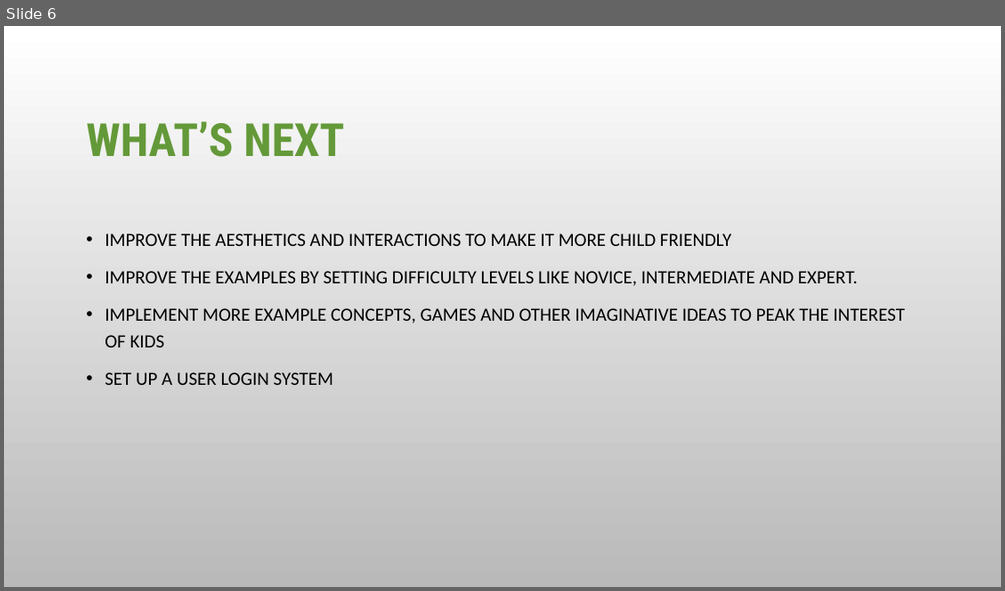
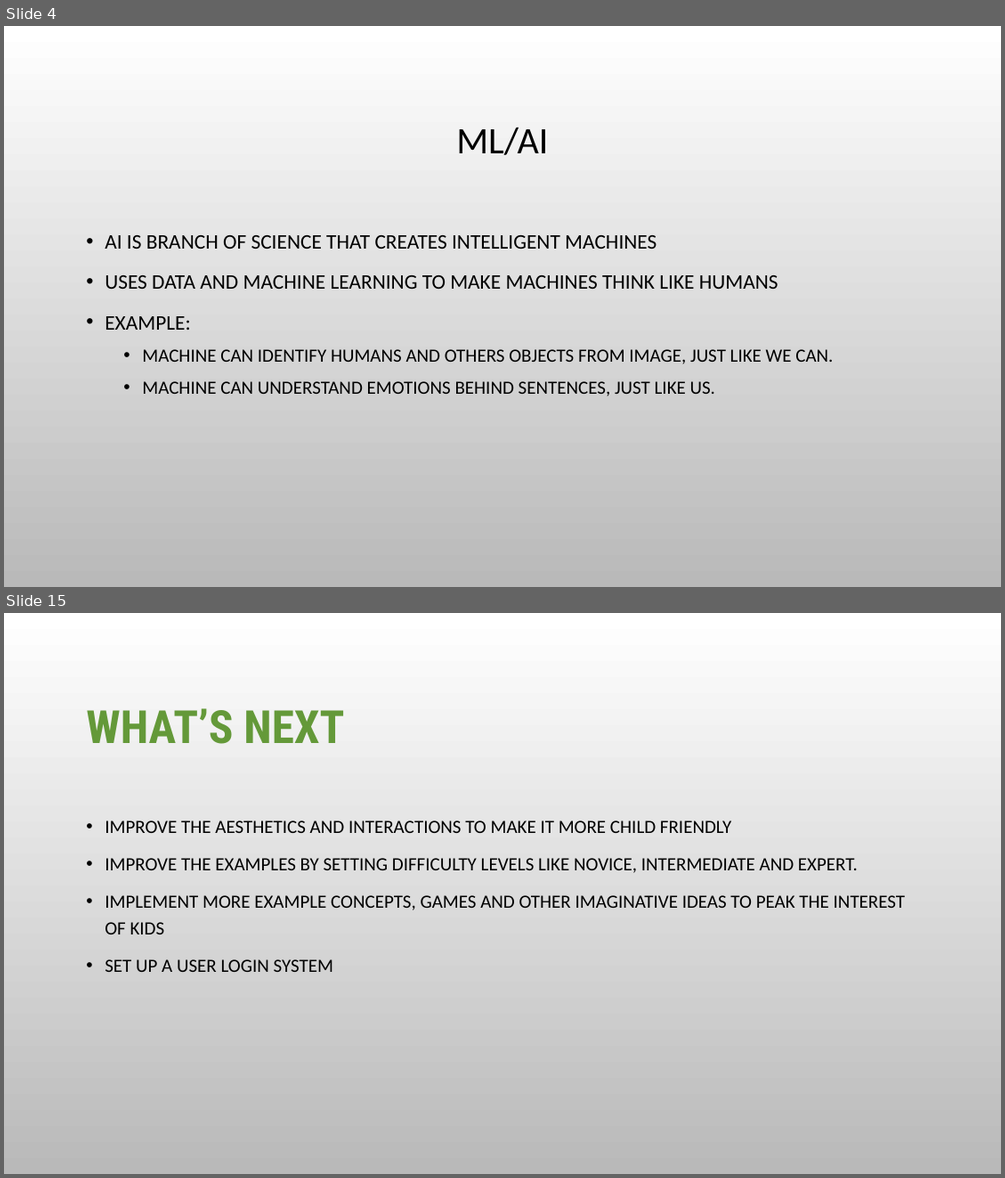
Before and after one commit to Aamir185/AI_Literacy_Tool_Capstone_T2_2020, a slide deck: Team_Contributions/Alwin/Pitch video/Pitch video slides.pptx. Shown one above the other, each under a label of ours: slide 6 before the commit, slides 4 and 15 after it; the slides between them are not shown. The pictures are 1005x591 and 1005x1178 pixels, drawn with LibreOffice and Linux fonts; fonts in the diff are those of the drawing; background and template pictures are left out. Boxes give left, top, right and bottom in pixels: in the first picture for what was removed or moved away, otherwise in the second. Text is boxed around its words. In the diff, an @@ line names an element or a change of style, - is before the commit and + after.

```diff
--- a/Team_Contributions/Alwin/Pitch video/Pitch video slides.pptx
+++ b/Team_Contributions/Alwin/Pitch video/Pitch video slides.pptx
@@ slide 4 added at [4,26,1001,587], background picture (left out) @@
@@ title added at [456,127,548,155], 36 pt, text #000000 @@
+ML/AI
@@ text added at [105,235,833,396], 18 pt, text #000000 @@
+• AI IS BRANCH OF SCIENCE THAT CREATES INTELLIGENT MACHINES
+• USES DATA AND MACHINE LEARNING TO MAKE MACHINES THINK LIKE HUMANS
+• EXAMPLE:
+  • MACHINE CAN IDENTIFY HUMANS AND OTHERS OBJECTS FROM IMAGE, JUST LIKE WE CAN.
+  • MACHINE CAN UNDERSTAND EMOTIONS BEHIND SENTENCES, JUST LIKE US.
@@ what was slide 6 is now slide 15 @@
```
Also in this commit, not shown: 5 slides changed, 13 other slides added.
